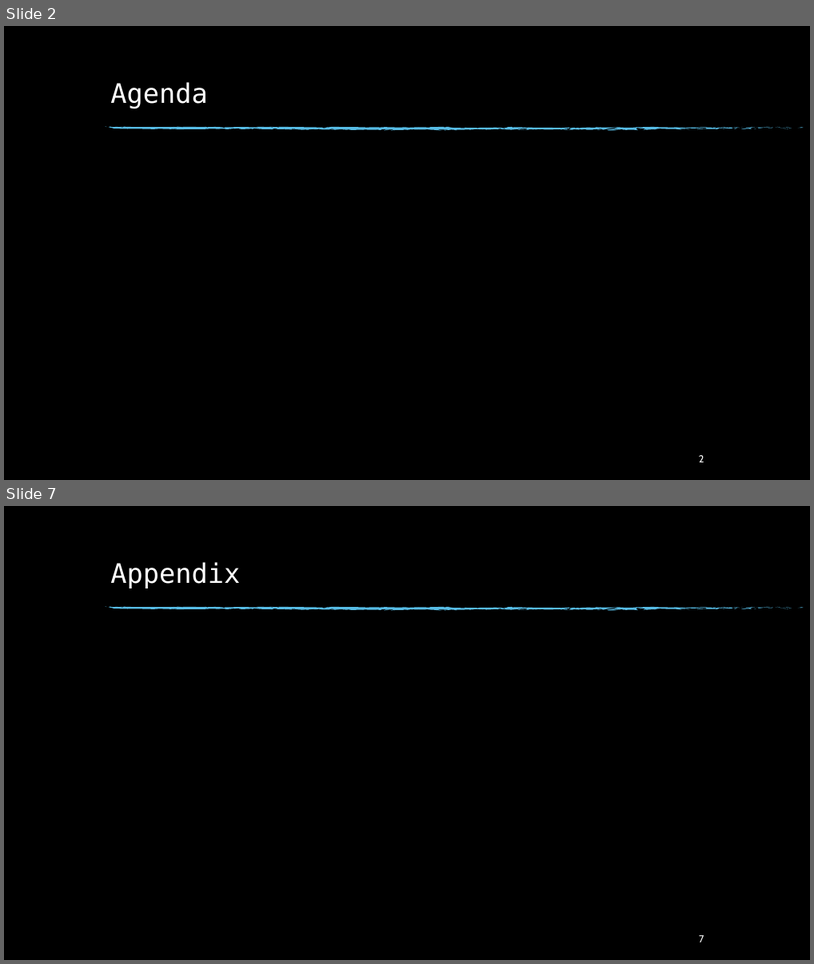
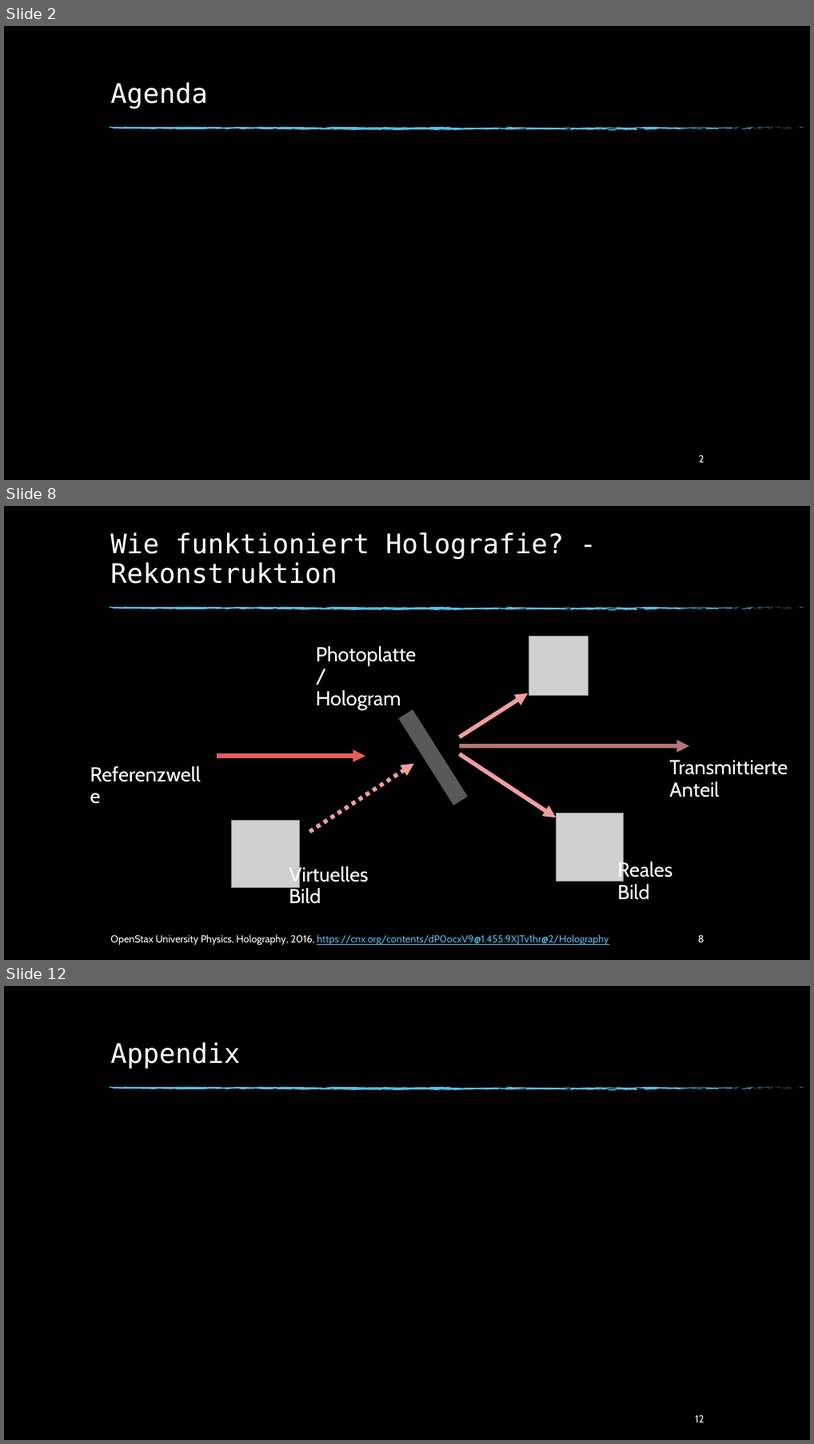
Before and after one commit to beckstev/presentations, a slide deck: holography/holography_presentation.pptx. Shown one above the other, each under a label of ours: slides 2 and 7 before the commit, slides 2, 8 and 12 after it; the slides between them are not shown. The pictures are 814x964 and 814x1444 pixels, drawn with LibreOffice and Linux fonts; fonts in the diff are those of the drawing; grey boxes stand for pictures; background and template pictures are left out. Boxes give left, top, right and bottom in pixels: in the first picture for what was removed or moved away, otherwise in the second. Text is boxed around its words. In the diff, an @@ line names an element or a change of style, - is before the commit and + after.

```diff
--- a/holography/holography_presentation.pptx
+++ b/holography/holography_presentation.pptx
@@ slide 8 added at box(4, 506, 810, 960), background picture (left out); not listed: 74 template elements that a slide beside it also shows @@
@@ title added at box(110, 532, 564, 584), 32 pt, text #FFFFFF @@
+Wie funktioniert Holografie? - Rekonstruktion
@@ text added at box(316, 646, 417, 710), 24 pt, text #FFFFFF @@
+Photoplatte/
+Hologram
@@ picture added at box(529, 636, 588, 695) @@
@@ arrow added from (459, 737) to (528, 693), #EE9F9F 5 pt @@
@@ rectangle added at box(399, 710, 467, 804), fill #595959, outline #595959 1 pt @@
@@ text added at box(84, 761, 216, 789), 24 pt, text #FFFFFF @@
+Referenzwelle
@@ arrow added from (216, 756) to (366, 756), #E35F5F 5 pt @@
@@ arrow added from (310, 832) to (414, 763), #EE9F9F 5 pt dashed @@
@@ arrow added from (459, 746) to (690, 746), #EE9F9F 5 pt @@
@@ arrow added from (459, 754) to (556, 817), #EE9F9F 5 pt @@
@@ text added at box(670, 760, 788, 797), 24 pt, text #FFFFFF @@
+Transmittierte
+Anteil
@@ picture added at box(556, 812, 624, 880) @@
@@ picture added at box(231, 820, 299, 888) @@
@@ text added at box(289, 864, 368, 904), 24 pt, text #FFFFFF @@
+Virtuelles
+Bild
@@ text added at box(618, 860, 673, 900), 24 pt, text #FFFFFF @@
+Reales
+Bild
@@ text added at box(110, 934, 609, 944), 12 pt, text #57BCE5, underline @@
+OpenStax University Physics, Holography, 2016, https://cnx.org/contents/dP0ocxV9@1.455:9XJTv1hr@2/Holography
@@ page number added at box(698, 935, 705, 942), 12 pt, text #FFFFFF @@
+8
@@ what was slide 7 is now slide 12 @@
@@ page number at box(695, 1415, 704, 1422): text changed @@
-7
+12
```
Also in this commit, not shown: 4 slides changed, 4 other slides added, 1 other file.
